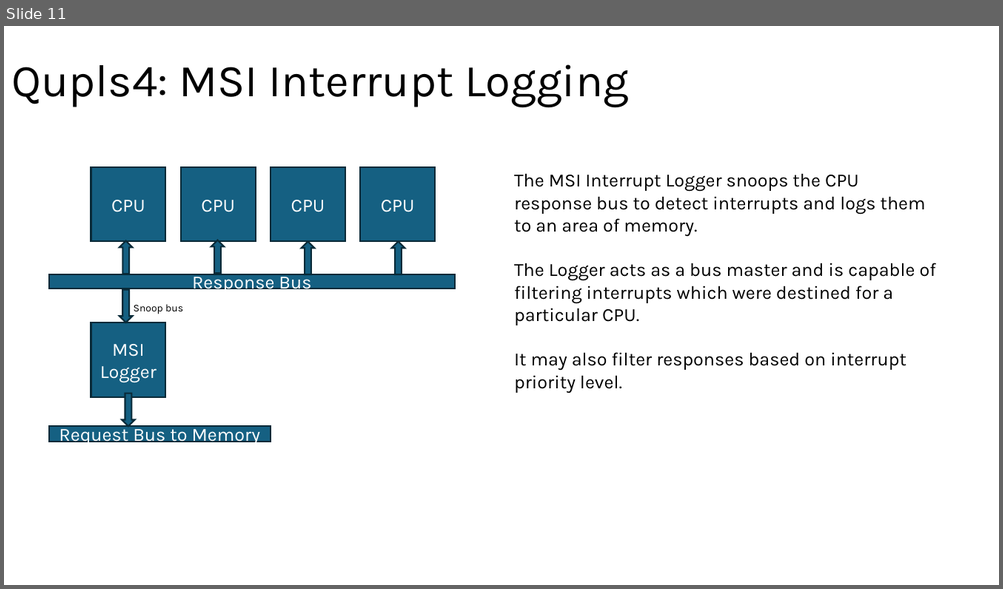
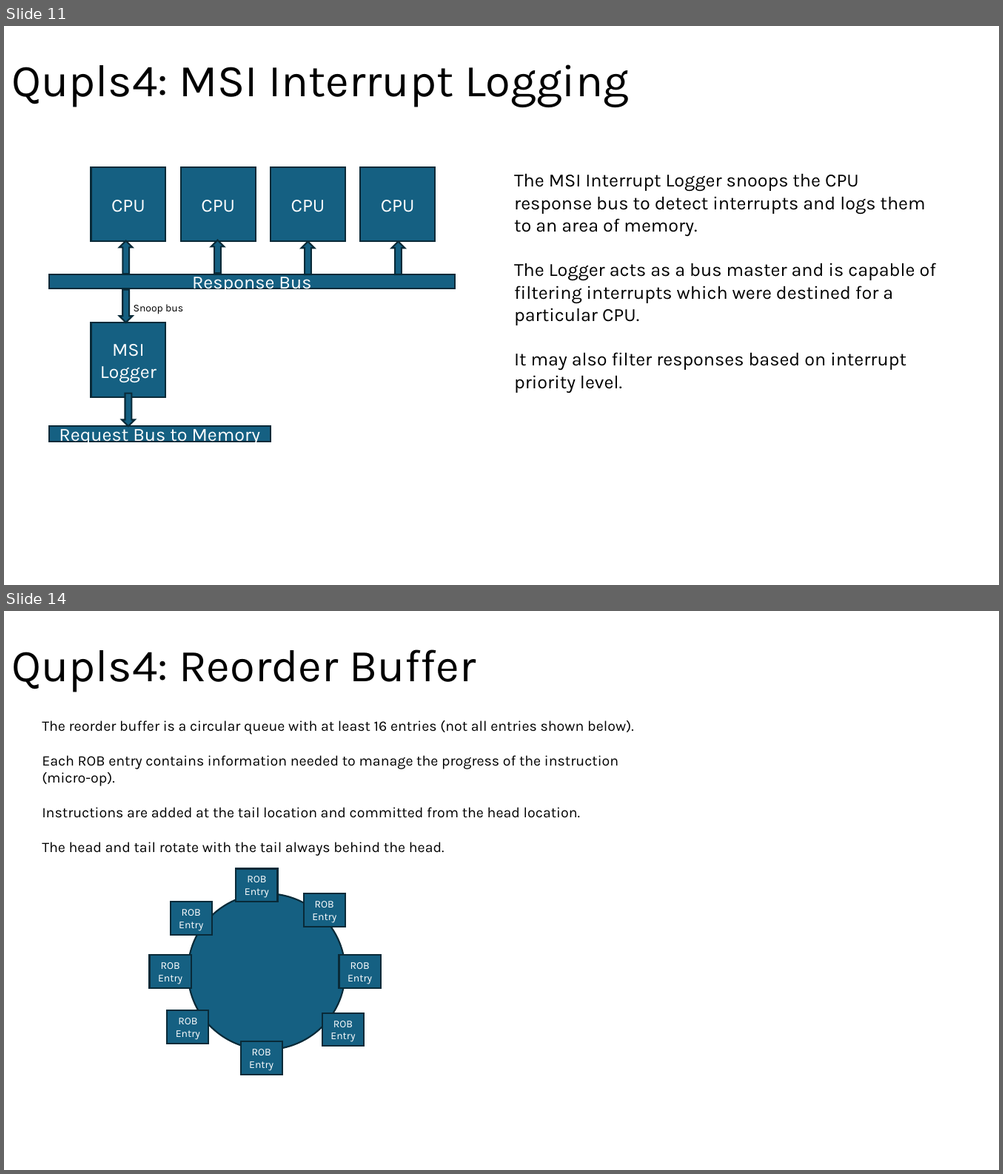
Before and after one commit to robfinch/Qupls, a slide deck: rtl/cpu_v4/doc/Qupls4.pptx. Shown one above the other, each under a label of ours: slide 11 before the commit, slides 11 and 14 after it; the slides between them are not shown. The pictures are 1003x589 and 1003x1174 pixels, drawn with LibreOffice and Linux fonts; fonts in the diff are those of the drawing. Boxes give left, top, right and bottom in pixels: in the first picture for what was removed or moved away, otherwise in the second. Text is boxed around its words. In the diff, an @@ line names an element or a change of style, - is before the commit and + after.

Commit message:
Qupls4 - doc update

```diff
--- a/rtl/cpu_v4/doc/Qupls4.pptx
+++ b/rtl/cpu_v4/doc/Qupls4.pptx
@@ slide 14 added at (4,611,999,1170), background #FFFFFF @@
@@ title added at (11,649,475,692), 44 pt, text #000000 @@
+Qupls4: Reorder Buffer
@@ text added at (42,721,634,853), 14 pt, text #000000 @@
+The reorder buffer is a circular queue with at least 16 entries (not all entries shown below).
+Each ROB entry contains information needed to manage the progress of the instruction (micro-op).
+Instructions are added at the tail location and committed from the head location.
+The head and tail rotate with the tail always behind the head.
@@ rectangle added at (236,869,278,902), fill #156082, outline #092A39 1.5 pt, 10 pt, text #FFFFFF @@
+ROB Entry
@@ ellipse added at (188,894,345,1050), fill #156082, outline #092A39 1.5 pt @@
@@ rectangle added at (303,894,345,926), fill #156082, outline #092A39 1.5 pt, 10 pt, text #FFFFFF @@
+ROB Entry
@@ rectangle added at (170,902,212,935), fill #156082, outline #092A39 1.5 pt, 10 pt, text #FFFFFF @@
+ROB Entry
@@ rectangle added at (150,956,191,988), fill #156082, outline #092A39 1.5 pt, 10 pt, text #FFFFFF @@
+ROB Entry
@@ rectangle added at (339,956,381,988), fill #156082, outline #092A39 1.5 pt, 10 pt, text #FFFFFF @@
+ROB Entry
@@ rectangle added at (167,1011,208,1044), fill #156082, outline #092A39 1.5 pt, 10 pt, text #FFFFFF @@
+ROB Entry
@@ rectangle added at (322,1013,364,1046), fill #156082, outline #092A39 1.5 pt, 10 pt, text #FFFFFF @@
+ROB Entry
@@ rectangle added at (241,1042,282,1075), fill #156082, outline #092A39 1.5 pt, 10 pt, text #FFFFFF @@
+ROB Entry
```
Also in this commit, not shown: 2 other slides added, 8 other files.
